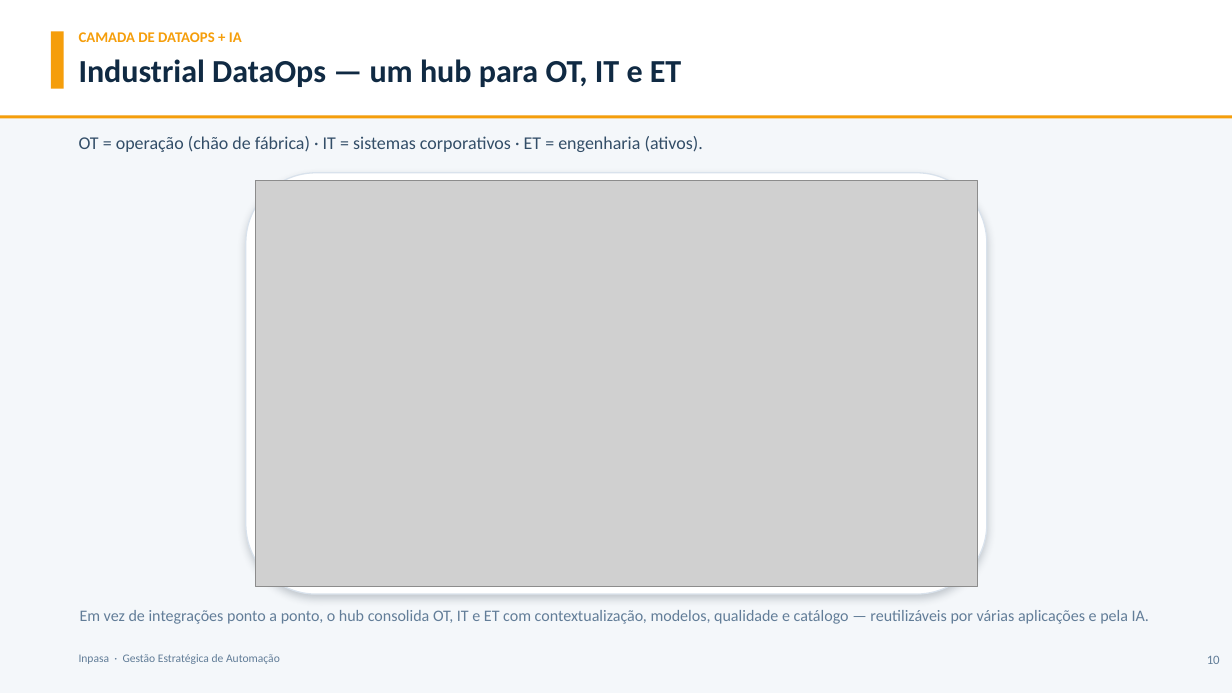
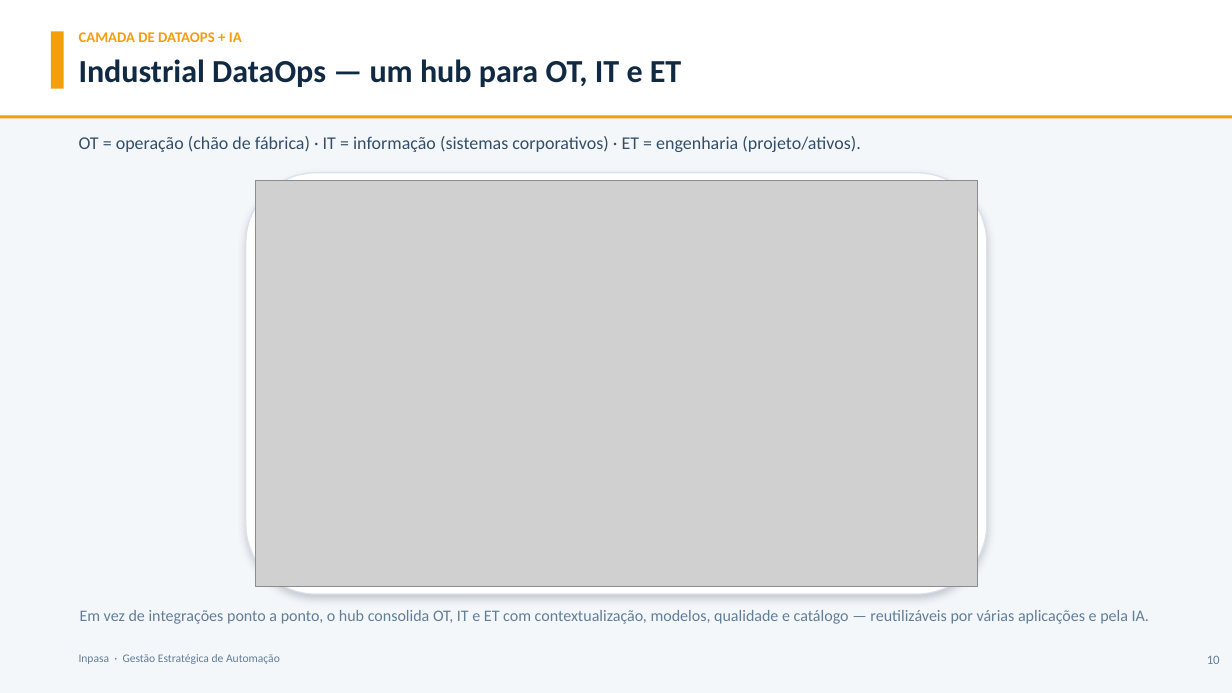
Before and after one commit to ItielGoncalves/ICG2025, a slide deck: slide 10 of 2026.06.28 - MULTI - DataOps na Prática IA a Serviço da Alta Gestão vFINAL.pptx. Drawn at 1232x693 pixels with LibreOffice and Linux fonts; fonts in the diff are those of the drawing; grey boxes stand for pictures. Boxes give left, top, right and bottom in pixels: in the first picture for what was removed or moved away, otherwise in the second. Text is boxed around its words. In the diff, an @@ line names an element or a change of style, - is before the commit and + after.

```diff
--- a/2026.06.28 - MULTI - DataOps na Prática IA a Serviço da Alta Gestão vFINAL.pptx
+++ b/2026.06.28 - MULTI - DataOps na Prática IA a Serviço da Alta Gestão vFINAL.pptx
@@ text at [79, 136, 860, 152]: text changed @@
-OT = operação (chão de fábrica) · IT = sistemas corporativos · ET = engenharia (ativos).
+OT = operação (chão de fábrica) · IT = informação (sistemas corporativos) · ET = engenharia (projeto/ativos).
```
Also in this commit, not shown: 3 other files.
